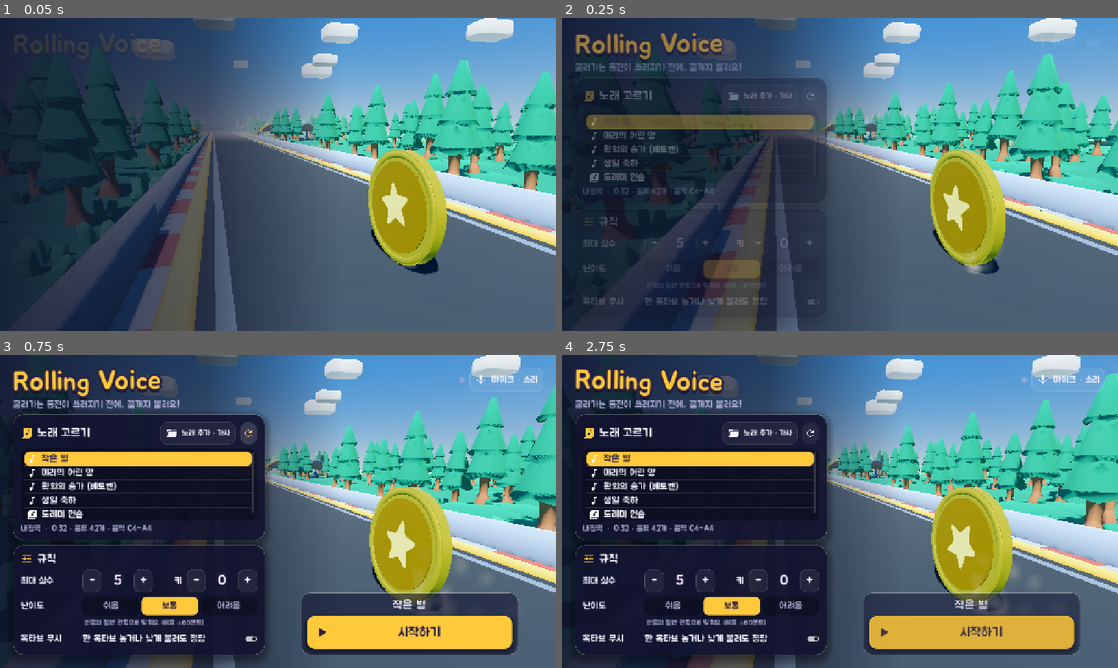
Above: before the commit, frames 1-4 (two rows, left to right).
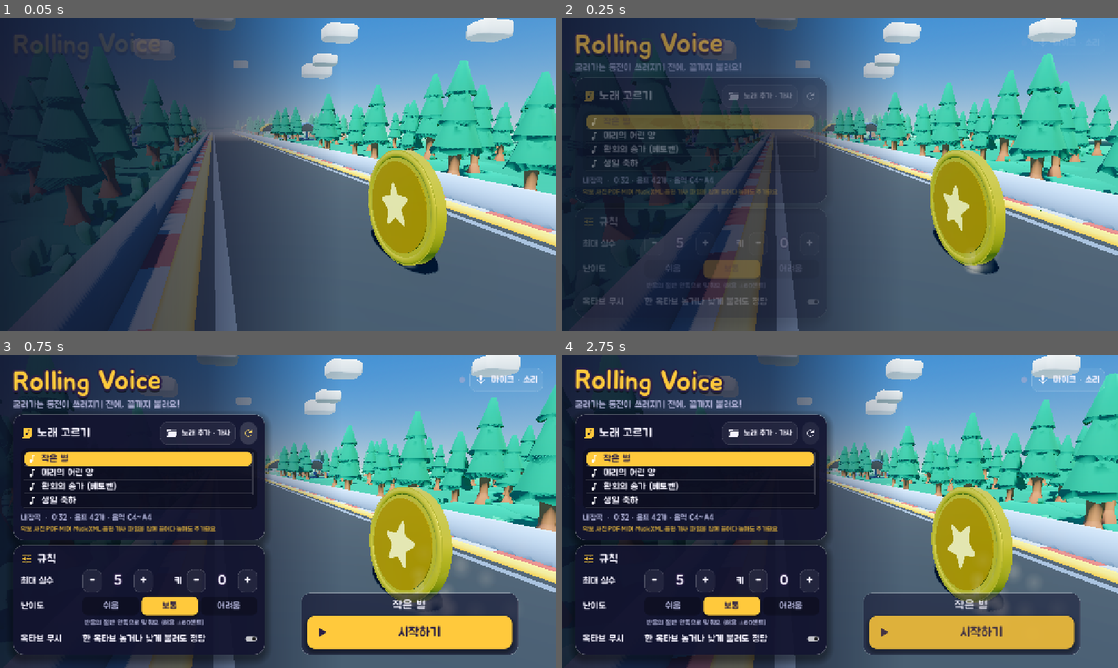
Above: after the commit, the same moments.

Repository: halfcodz/rolling_voice
Game: Godot game, scene res://scenes/main_menu.tscn
Same seed, same stepped clock (60 frames per second), same inputs: the game is played once before the commit and once after it. Sound files missing from this copy of the repository are replaced by a short silence.
Inputs (mouse positions are in pixels of both pictures, inside the frame that each line leads up to):
- Up to frame 1 (0.05 s): no input
- Up to frame 2 (0.25 s): no input
- Up to frame 3 (0.75 s): click (250, 433) at 0.5 s
- Up to frame 4 (2.75 s): click "시작하기" at 1.25 s; click (1095, 376) at 2 s

Frame 1 is identical in both runs. In frame 2, 0.7% of the frame differs, in the area x 3-39%, y 49-57%; in frame 3, 1.1%, in the area x 3-46%, y 44-57%; in frame 4, 1.1%.

Commit message:
파일 끌어다 놓기·'파일로 추가하기'(여러 개 선택, 더블클릭 지원): 악보 사진·PDF는 Audiveris로 자동 인식, MIDI·MusicXML·txt 복사, 음원 추출, .lrc 가사 연결 / 도움말 스크롤

Diff:
--- /dev/null
+++ b/rolling-voice/scripts/audio/omr_runner.gd
@@ -0,0 +1,168 @@
+class_name OmrRunner
+extends Node
+## 악보 사진·PDF → MusicXML(.mxl) 변환.
+## 무료 악보 인식 프로그램 Audiveris를 백그라운드로 실행하고(-batch -export),
+## 결과 .mxl을 노래 폴더로 옮긴다. 게임은 그 .mxl을 MusicXmlParser로 읽는다.
+
+signal finished(mxl_path: String)
+signal failed(message: String)
+
+const IMAGE_EXTS: PackedStringArray = ["png", "jpg", "jpeg", "bmp", "tif", "tiff", "pdf"]
+const DOWNLOAD_URL := "https://github.com/Audiveris/audiveris/releases"
+const TIMEOUT_SEC := 600.0
+
+var _pid := -1
+var _out_dir := ""
+var _source := ""
+var _elapsed := 0.0
+
+
+## Audiveris 실행 파일 찾기: 설정에 저장된 경로 → 흔한 설치 위치 → PATH
+static func find_audiveris() -> String:
+	var saved: String = GameSettings.audiveris_path
+	if not saved.is_empty() and FileAccess.file_exists(saved):
+		return saved
+	var candidates: PackedStringArray = []
+	match OS.get_name():
+		"Windows":
+			for base in [OS.get_environment("ProgramFiles"), OS.get_environment("ProgramFiles(x86)"),
+					OS.get_environment("LOCALAPPDATA").path_join("Programs"), "C:/Program Files"]:
+				if String(base).is_empty():
+					continue
+				candidates.append(String(base).path_join("Audiveris/Audiveris.exe"))
+				candidates.append(String(base).path_join("Audiveris/bin/Audiveris.bat"))
+		"macOS":
+			candidates.append("/Applications/Audiveris.app/Contents/MacOS/Audiveris")
+		_:
+			candidates.append("/opt/audiveris/bin/Audiveris")
+			candidates.append("/usr/bin/audiveris")
+			candidates.append("/usr/local/bin/audiveris")
+	for c in candidates:
+		if FileAccess.file_exists(c):
+			return c
+	# PATH에서 찾기
+	var out: Array = []
+	if OS.get_name() == "Windows":
+		OS.execute("where", ["Audiveris"], out)
+	else:
+		OS.execute("which", ["audiveris"], out)
+	if not out.is_empty():
+		var first := String(out[0]).strip_edges().get_slice("\n", 0).strip_edges()
+		if not first.is_empty() and FileAccess.file_exists(first):
+			return first
+	return ""
+
+
+static func is_image(path: String) -> bool:
+	return IMAGE_EXTS.has(path.get_extension().to_lower())
+
+
+## 한국어 OCR 데이터(kor.traineddata)가 설치돼 있으면 가사를 한국어+영어로 읽게 한다.
+static func _ocr_languages() -> String:
+	var dirs: PackedStringArray = []
+	if OS.get_name() == "Windows":
+		dirs.append(OS.get_environment("APPDATA").path_join("AudiverisLtd/audiveris/tessdata"))
+	else:
+		dirs.append(OS.get_environment("HOME").path_join(".config/AudiverisLtd/audiveris/tessdata"))
+		dirs.append(OS.get_environment("HOME").path_join("Library/Application Support/AudiverisLtd/audiveris/tessdata"))
+	for d in dirs:
+		if FileAccess.file_exists(d.path_join("kor.traineddata")):
+			return "kor+eng"
+	return "eng"
+
+
+func run(image_path: String) -> void:
+	var exe := find_audiveris()
+	if exe.is_empty():
+		failed.emit("NO_AUDIVERIS")
+		return
+	_source = image_path
+	_out_dir = ProjectSettings.globalize_path("user://omr_work/%d" % Time.get_ticks_msec())
+	DirAccess.make_dir_recursive_absolute(_out_dir)
+	var args: PackedStringArray = [
+		"-batch", "-export",
+		"-output", _out_dir,
+		"-constant", "org.audiveris.omr.text.Language.defaultSpecification=" + _ocr_languages(),
+		"--", image_path,
+	]
+	if exe.to_lower().ends_with(".bat"):
+		args.insert(0, exe)
+		args.insert(0, "/c")
+		exe = "cmd.exe"
+	_pid = OS.create_process(exe, args, false)
+	if _pid <= 0:
+		failed.emit("Audiveris를 실행하지 못했어요: " + exe)
+		return
+	_elapsed = 0.0
+
+
+func cancel() -> void:
+	if _pid > 0 and OS.is_process_running(_pid):
+		OS.kill(_pid)
+	_pid = -1
+
+
+func _process(delta: float) -> void:
+	if _pid <= 0:
+		return
+	_elapsed += delta
+	if _elapsed > TIMEOUT_SEC:
+		cancel()
+		failed.emit("악보 인식이 너무 오래 걸려서 멈췄어요")
+		return
+	if OS.is_process_running(_pid):
+		return
+	_pid = -1
+	_collect()
+
+
+func _collect() -> void:
+	# Audiveris는 <출력폴더>/<이름>/<이름>.mxl 또는 <이름>.mvt1.mxl 처럼 내보낸다 → 가장 큰 .mxl 선택
+	var found := _find_mxl(_out_dir)
+	if found.is_empty():
+		_remove_tree(_out_dir)
+		failed.emit("악보를 읽지 못했어요. 더 밝고 반듯하게 찍은 사진(또는 PDF)으로 해 보세요")
+		return
+	SongLibrary.ensure_songs_dir()
+	var base := _source.get_file().get_basename()
+	var dst := SongLibrary.SONGS_DIR.path_join(base + ".mxl")
+	var n := 2
+	while FileAccess.file_exists(dst):
+		dst = SongLibrary.SONGS_DIR.path_join("%s (%d).mxl" % [base, n])
+		n += 1
+	var ok := DirAccess.copy_absolute(found, dst) == OK
+	_remove_tree(_out_dir)
+	if not ok:
+		failed.emit("인식한 악보를 노래 폴더에 저장하지 못했어요")
+		return
+	finished.emit(dst)
+
+
+## 임시 작업 폴더 정리
+static func _remove_tree(dir: String) -> void:
+	if dir.is_empty() or not DirAccess.dir_exists_absolute(dir):
+		return
+	for sub in DirAccess.get_directories_at(dir):
+		_remove_tree(dir.path_join(sub))
+	for f in DirAccess.get_files_at(dir):
+		DirAccess.remove_absolute(dir.path_join(f))
+	DirAccess.remove_absolute(dir)
+
+
+func _find_mxl(dir: String) -> String:
+	var best := ""
+	var best_size := -1
+	var stack: PackedStringArray = [dir]
+	while not stack.is_empty():
+		var d: String = stack[stack.size() - 1]
+		stack.remove_at(stack.size() - 1)
+		for f in DirAccess.get_files_at(d):
+			if f.get_extension().to_lower() == "mxl":
+				var p := d.path_join(f)
+				var size := FileAccess.get_file_as_bytes(p).size()
+				if size > best_size:
+					best_size = size
+					best = p
+		for sub in DirAccess.get_directories_at(d):
+			stack.append(d.path_join(sub))
+	return best
--- a/rolling-voice/scripts/global/game_settings.gd
+++ b/rolling-voice/scripts/global/game_settings.gd
@@ -23,6 +23,7 @@
 var input_device := "Default"
 var last_song_id := ""
 var song_keys := {}   ## 곡 id → 키(반음, -12~12)
+var audiveris_path := ""   ## 악보 인식 프로그램 위치 (비우면 자동 탐색)
 
 ## 메뉴 → 게임으로 넘길 곡
 var selected_song: SongData
@@ -130,6 +131,7 @@
 	cfg.set_value("audio", "sfx_volume", sfx_volume)
 	cfg.set_value("audio", "mic_threshold", mic_threshold)
 	cfg.set_value("audio", "input_device", input_device)
+	cfg.set_value("tools", "audiveris_path", audiveris_path)
 	cfg.save(SAVE_PATH)
 
 
@@ -147,6 +149,7 @@
 	sfx_volume = cfg.get_value("audio", "sfx_volume", sfx_volume)
 	mic_threshold = cfg.get_value("audio", "mic_threshold", mic_threshold)
 	input_device = cfg.get_value("audio", "input_device", input_device)
+	audiveris_path = cfg.get_value("tools", "audiveris_path", audiveris_path)
 
 
 func _notification(what: int) -> void:
--- a/rolling-voice/scripts/music/song_library.gd
+++ b/rolling-voice/scripts/music/song_library.gd
@@ -56,6 +56,8 @@
 =====================================
 
 이 폴더에 파일을 넣고 게임의 노래 목록에서 '새로고침'을 누르면 됩니다.
+더 쉬운 방법: 파일을 게임 창에 끌어다 놓으면 이 폴더로 자동으로 복사돼요.
+(악보 사진·PDF는 Audiveris로 자동 인식, 음원은 멜로디 자동 추출, .lrc는 고른 노래의 가사로 붙음)
 
 1) MIDI 파일 (.mid)
    - 멜로디가 들어 있는 MIDI 파일을 넣으세요. 여러 악기가 섞여 있으면
@@ -74,8 +76,9 @@
        audio=반주파일   offset=반주에서 첫 음까지의 초
 
 3) 종이 악보·악보 이미지가 있을 때 (MusicXML: .musicxml .xml .mxl)
-   - 무료 악보 인식 프로그램 Audiveris(https://audiveris.github.io)에 악보 이미지/PDF를 넣고
-     MusicXML로 내보내세요. 인식이 틀린 음은 무료 프로그램 MuseScore로 열어 고치면 됩니다.
+   - 가장 쉬운 방법: 악보 사진(png/jpg)이나 PDF를 게임 창에 끌어다 놓기.
+     무료 악보 인식 프로그램 Audiveris(https://audiveris.github.io)가 설치돼 있으면 자동으로 읽어 줘요.
+   - 직접 하려면 Audiveris에 악보 이미지/PDF를 넣고 MusicXML로 내보내세요. 인식이 틀린 음은 무료 프로그램 MuseScore로 열어 고치면 됩니다.
    - 그 파일을 이 폴더에 넣으면 멜로디가 정답 음이 되고, 악보 속 가사는 노래방 가사로 나와요.
    - 도돌이표는 펼쳐지지 않아요. 반복이 있으면 MuseScore에서 '반복 펼치기' 후 내보내세요.
 
--- a/rolling-voice/scripts/ui/main_menu.gd
+++ b/rolling-voice/scripts/ui/main_menu.gd
@@ -17,6 +17,15 @@
 var _ex_phase: Label
 var _ex_cancel: Button
 var _ex_open: Button
+var _ex_extra: Button
+var _ex_tip: Label
+var _omr: OmrRunner
+var _omr_tween: Tween
+var _omr_started := -1
+var _omr_path := ""
+var _queue: Array[String] = []
+var _busy := false
+var _toast_stack := 0
 var _diff_desc: Label
 var _diff_buttons: Array[Button] = []
 var _octave: CheckButton
@@ -56,6 +65,7 @@
 	_build()
 	_refresh_songs()
 	_animate_in()
+	get_window().files_dropped.connect(_on_files_dropped)
 
 
 # ── 화면 구성 ─────────────────────────────────────────────
@@ -370,6 +380,7 @@
 	tools.add_theme_font_size_override("font_size", 18)
 	var pop := tools.get_popup()
 	pop.add_theme_font_size_override("font_size", 20)
+	pop.add_icon_item(UiTheme.icon("folder_open"), "파일로 추가하기… (악보 사진·PDF·MIDI·음원)", MENU_ADD)
 	pop.add_icon_item(UiTheme.icon("graphic_eq"), "음원으로 악보 만들기…", MENU_EXTRACT)
 	pop.add_icon_item(UiTheme.icon("music_note"), "선택한 노래에 가사 붙이기…", MENU_LYRICS)
 	pop.add_separator()
@@ -397,6 +408,13 @@
 	_info.text = " "
 	_info.clip_text = true
 	v.add_child(_info)
+	var drop_hint := Label.new()
+	drop_hint.theme_type_variation = "MutedLabel"
+	drop_hint.add_theme_font_size_override("font_size", 15)
+	drop_hint.add_theme_color_override("font_color", Color(UiTheme.GOLD, 0.75))
+	drop_hint.text = "악보 사진·PDF·MIDI·MusicXML·음원·가사 파일을 창에 끌어다 놓아도 추가돼요"
+	drop_hint.clip_text = true
+	v.add_child(drop_hint)
 	return c[0]
 
 
@@ -490,11 +508,21 @@
 	t.add_theme_font_size_override("font_size", 34)
 	v.add_child(t)
 	var steps := [
-		["MIDI · 악보 파일 (.mid / .musicxml / .mxl)", "MIDI는 노래 트랙을, MusicXML은 멜로디와 악보 속 가사를 자동으로 읽어요. 같은 이름의 mp3·ogg·wav는 반주로 재생돼요.\n종이 악보나 악보 이미지는 무료 프로그램 Audiveris로 MusicXML로 바꿔 넣으면 돼요. (틀린 음은 MuseScore로 수정)"],
-		["텍스트 악보 (.txt)", "메모장으로 '음이름/박자/가사'를 적으면 돼요.  예) C4  D4/2  솔4/0.5/라  R(쉼표)\n머리말: title=제목  bpm=빠르기  transpose=조옮김  audio=반주파일  offset=첫 음까지 초"],
+		["끌어다 놓기", "악보 사진·PDF, MIDI, MusicXML, 텍스트 악보, 음원, 가사(.lrc) 파일을 게임 창에 끌어다 놓으면 알아서 추가돼요.\n악보 사진은 무료 악보 인식 프로그램 Audiveris로 읽어요. (처음 한 번 설치 필요, 'kor' 언어를 켜면 한글 가사도 읽어요)"],
+		["MIDI · 악보 파일 (.mid / .musicxml / .mxl)", "MIDI는 노래 트랙을, MusicXML은 멜로디와 악보 속 가사를 자동으로 읽어요. 같은 이름의 mp3·ogg·wav는 반주로 재생돼요."],
+		["텍스트 악보 (.txt)", "메모장으로 '음이름/박자/가사'를 적으면 돼요.  예) C4  D4/2  솔4/0.5/라  R(쉼표)   머리말: title=  bpm=  audio=  offset="],
 		["음원만 있다면", "'노래 추가 · 가사' → '음원으로 악보 만들기'로 mp3·ogg·wav에서 멜로디 초안을 자동으로 뽑을 수 있어요."],
 		["가사", "악보에 '음이름/박자/가사'로 쓰거나(한 줄 = 가사 한 줄, '_' = 띄어쓰기), 같은 이름의 .lrc 파일을 두세요.\n'선택한 노래에 가사 붙이기'로 노래를 들으며 스페이스로 타이밍을 찍어 .lrc를 만들 수도 있어요."],
 	]
+	# 항목이 많아도 버튼이 화면 안에 있도록 스크롤 영역에 담는다
+	var scroll := ScrollContainer.new()
+	scroll.custom_minimum_size = Vector2(0, 430)
+	scroll.horizontal_scroll_mode = ScrollContainer.SCROLL_MODE_DISABLED
+	v.add_child(scroll)
+	var list_box := VBoxContainer.new()
+	list_box.size_flags_horizontal = Control.SIZE_EXPAND_FILL
+	list_box.add_theme_constant_override("separation", 12)
+	scroll.add_child(list_box)
 	for s in steps:
 		var box := PanelContainer.new()
 		box.theme_type_variation = "SoftPanel"
@@ -509,7 +537,7 @@
 		b.theme_type_variation = "MutedLabel"
 		b.autowrap_mode = TextServer.AUTOWRAP_WORD_SMART
 		bv.add_child(b)
-		v.add_child(box)
+		list_box.add_child(box)
 	var buttons := HBoxContainer.new()
 	buttons.add_theme_constant_override("separation", 12)
 	v.add_child(buttons)
@@ -537,10 +565,13 @@
 const MENU_LYRICS := 1
 const MENU_FOLDER := 2
 const MENU_HELP := 3
+const MENU_ADD := 4
 
 
 func _on_tools_menu(id: int) -> void:
 	match id:
+		MENU_ADD:
+			_open_file_adder()
 		MENU_EXTRACT:
 			_open_extractor()
 		MENU_LYRICS:
@@ -584,7 +615,8 @@
 		_ex_title.add_theme_color_override("font_color", UiTheme.BAD)
 		_ex_phase.text = msg
 		_ex_cancel.text = "닫기"
-		_extractor.queue_free())
+		_extractor.queue_free()
+		_task_done())
 	_extractor.finished.connect(_on_extract_done)
 	_ex_title.text = "멜로디 뽑는 중"
 	var fname := path.get_file()
@@ -609,7 +641,13 @@
 			_on_song_selected(i)
 
 
-func _build_extract_overlay() -> void:
+const EXTRACT_TIP := "보컬이나 멜로디가 또렷한 음원일수록 정확해요. 반주만 있는 음원은 멜로디를 찾기 어려워요.\n" \
+	+ "만들어진 악보는 초안이라, 틀린 음은 메모장으로 고칠 수 있어요. (음원은 노래 폴더로 복사돼요)"
+const OMR_TIP := "밝고 반듯하게, 오선이 휘지 않게 찍은 사진일수록 잘 읽어요. 여러 쪽이면 PDF 한 파일로 넣어 주세요.\n" \
+	+ "틀린 음은 노래 폴더의 .mxl을 MuseScore(무료)로 열어 고친 뒤 같은 이름으로 저장하면 돼요."
+
+
+func _build_extract_overlay(tip_text: String = EXTRACT_TIP, icon_name: String = "graphic_eq") -> void:
 	if _ex_overlay:
 		_ex_overlay.queue_free()
 	_ex_overlay = Control.new()
@@ -632,7 +670,7 @@
 	head.add_theme_constant_override("separation", 12)
 	v.add_child(head)
 	var ic := TextureRect.new()
-	ic.texture = UiTheme.icon("graphic_eq")
+	ic.texture = UiTheme.icon(icon_name)
 	ic.custom_minimum_size = Vector2(36, 36)
 	ic.expand_mode = TextureRect.EXPAND_IGNORE_SIZE
 	ic.stretch_mode = TextureRect.STRETCH_KEEP_ASPECT_CENTERED
@@ -661,9 +699,9 @@
 	tl.theme_type_variation = "MutedLabel"
 	tl.add_theme_font_size_override("font_size", 17)
 	tl.autowrap_mode = TextServer.AUTOWRAP_WORD_SMART
-	tl.text = "보컬이나 멜로디가 또렷한 음원일수록 정확해요. 반주만 있는 음원은 멜로디를 찾기 어려워요.\n" \
-		+ "만들어진 악보는 초안이라, 틀린 음은 메모장으로 고칠 수 있어요. (음원은 노래 폴더로 복사돼요)"
+	tl.text = tip_text
 	tip.add_child(tl)
+	_ex_tip = tl
 	var buttons := HBoxContainer.new()
 	buttons.add_theme_constant_override("separation", 12)
 	v.add_child(buttons)
@@ -675,9 +713,19 @@
 		if is_instance_valid(_extractor):
 			_extractor.cancel()
 			_extractor.queue_free()
+		if is_instance_valid(_omr):
+			_omr.cancel()
+			_omr.queue_free()
+		_queue.clear()
+		_busy = false
 		_ex_overlay.queue_free()
 		_ex_overlay = null)
 	buttons.add_child(_ex_cancel)
+	_ex_extra = Button.new()
+	_ex_extra.custom_minimum_size = Vector2(0, 56)
+	_ex_extra.size_flags_horizontal = Control.SIZE_EXPAND_FILL
+	_ex_extra.visible = false
+	buttons.add_child(_ex_extra)
 	_ex_open = Button.new()
 	_ex_open.theme_type_variation = "PrimaryButton"
 	_ex_open.add_theme_font_size_override("font_size", 24)
@@ -688,7 +736,254 @@
 	_ex_open.visible = false
 	buttons.add_child(_ex_open)
 
+# ── 파일 끌어다 놓기 · 파일로 추가하기 ──────────────────────
+const CHART_EXTS: PackedStringArray = ["mid", "midi", "musicxml", "xml", "mxl", "txt"]
+const AUDIO_EXTS: PackedStringArray = ["mp3", "ogg", "wav"]
+
+
+func _on_files_dropped(files: PackedStringArray) -> void:
+	if _help.visible:
+		_help.visible = false
+	_handle_files(files)
+
+
+func _open_file_adder() -> void:
+	var fd := FileDialog.new()
+	fd.file_mode = FileDialog.FILE_MODE_OPEN_FILES
+	fd.access = FileDialog.ACCESS_FILESYSTEM
+	fd.filters = PackedStringArray([
+		"*.png, *.jpg, *.jpeg, *.bmp, *.tif, *.tiff, *.pdf, *.mid, *.midi, *.musicxml, *.xml, *.mxl, *.txt, *.mp3, *.ogg, *.wav, *.lrc ; 지원하는 모든 파일",
+		"*.png, *.jpg, *.jpeg, *.bmp, *.tif, *.tiff, *.pdf ; 악보 사진·PDF",
+		"*.mid, *.midi, *.musicxml, *.xml, *.mxl, *.txt ; 악보 파일",
+		"*.mp3, *.ogg, *.wav ; 음원",
+		"*.lrc ; 가사",
+	])
+	fd.title = "추가할 파일 고르기 (여러 개 선택 가능)"
+	fd.use_native_dialog = true
+	# 더블클릭·열기 버튼 모두 files_selected로 들어온다
+	fd.files_selected.connect(func(paths: PackedStringArray) -> void:
+		fd.queue_free()
+		_handle_files(paths))
+	fd.file_selected.connect(func(path: String) -> void:
+		fd.queue_free()
+		_handle_files(PackedStringArray([path])))
+	fd.canceled.connect(fd.queue_free)
+	_ui.add_child(fd)
+	fd.popup_centered_ratio(0.7)
+
+
+func _handle_files(paths: PackedStringArray) -> void:
+	for p in paths:
+		_queue.append(p)
+	if not _busy:
+		_next_file()
+
+
+func _next_file() -> void:
+	while not _queue.is_empty():
+		var path: String = _queue.pop_front()
+		var ext := path.get_extension().to_lower()
+		if OmrRunner.is_image(path):
+			_busy = true
+			_start_omr(path)
+			return
+		if AUDIO_EXTS.has(ext):
+			if _has_chart_named(path.get_file().get_basename()):
+				_copy_into_songs(path, "반주로 추가했어요")
+				continue
+			_busy = true
+			_start_extract(path)
+			return
+		if CHART_EXTS.has(ext):
+			var dst := _copy_into_songs(path, "노래를 추가했어요")
+			if not dst.is_empty():
+				_select_song_id("user:" + dst.get_file())
+			continue
+		if ext == "lrc":
+			_import_lrc(path)
+			continue
+		_toast("지원하지 않는 파일이에요: " + path.get_file(), UiTheme.BAD)
+	_busy = false
+
+
+func _task_done() -> void:
+	_busy = false
+	if not _queue.is_empty():
+		get_tree().create_timer(1.2).timeout.connect(_next_file)
+
+
+func _has_chart_named(base: String) -> bool:
+	for e in CHART_EXTS:
+		if FileAccess.file_exists(SongLibrary.SONGS_DIR.path_join(base + "." + e)):
+			return true
+	return false
+
+
+func _copy_into_songs(path: String, message: String) -> String:
+	SongLibrary.ensure_songs_dir()
+	var dst := SongLibrary.SONGS_DIR.path_join(path.get_file())
+	if ProjectSettings.globalize_path(dst).simplify_path() != path.simplify_path():
+		if DirAccess.copy_absolute(path, dst) != OK:
+			_toast("복사하지 못했어요: " + path.get_file(), UiTheme.BAD)
+			return ""
+	_refresh_songs()
+	_toast("%s: %s" % [message, path.get_file()], UiTheme.GOOD)
+	return dst
+
+
+func _import_lrc(path: String) -> void:
+	var base := path.get_file().get_basename()
+	if _has_chart_named(base):
+		_copy_into_songs(path, "가사를 추가했어요")
+		return
+	var s := _selected_song()
+	if s == null or s.lrc_path.is_empty():
+		_toast("가사를 붙일 노래를 먼저 골라 주세요", UiTheme.BAD)
+		return
+	SongLibrary.ensure_songs_dir()
+	if DirAccess.copy_absolute(path, s.lrc_path) == OK:
+		var id := s.id
+		_refresh_songs()
+		_select_song_id(id)
+		_toast("'%s'에 가사를 붙였어요" % s.title, UiTheme.GOOD)
+	else:
+		_toast("가사 파일을 복사하지 못했어요", UiTheme.BAD)
+
+
+func _select_song_id(id: String) -> void:
+	for i in _songs.size():
+		if _songs[i].id == id:
+			_list.select(i)
+			_list.ensure_current_is_visible()
+			_on_song_selected(i)
+			return
+
+
+# ── 악보 사진 → MusicXML (Audiveris) ───────────────────────
+func _start_omr(path: String) -> void:
+	_build_extract_overlay(OMR_TIP, "library_music")
+	_ex_title.text = "악보 사진 읽는 중"
+	var fname := path.get_file()
+	_ex_file.text = fname if fname.length() <= 40 else fname.left(37) + "..."
+	_ex_phase.text = "Audiveris로 악보를 인식하고 있어요 (보통 30초~2분)"
+	_omr_started = Time.get_ticks_msec()
+	_omr_path = path
+	# 진행률을 알 수 없어서 막대가 왔다 갔다 움직이게
+	_ex_bar.value = 0.0
+	var tw := _ex_bar.create_tween().set_loops()
+	tw.tween_property(_ex_bar, "value", 100.0, 1.1).set_trans(Tween.TRANS_SINE)
+	tw.tween_property(_ex_bar, "value", 0.0, 1.1).set_trans(Tween.TRANS_SINE)
+	_omr_tween = tw
+	_omr = OmrRunner.new()
+	add_child(_omr)
+	_omr.failed.connect(_on_omr_failed)
+	_omr.finished.connect(_on_omr_done)
+	_omr.run(path)
+
+
+func _stop_omr_anim() -> void:
+	if _omr_tween and _omr_tween.is_valid():
+		_omr_tween.kill()
+	_omr_started = -1
+
+
+func _on_omr_done(mxl_path: String) -> void:
+	_stop_omr_anim()
+	_omr.queue_free()
+	_refresh_songs()
+	var id := "user:" + mxl_path.get_file()
+	_select_song_id(id)
+	var song: SongData = null
+	for s in _songs:
+		if s.id == id:
+			song = s
+	_ex_bar.value = 100.0
+	_ex_cancel.text = "닫기"
+	if song and song.is_playable():
+		_ex_title.text = "악보를 읽었어요!"
+		_ex_title.add_theme_color_override("font_color", UiTheme.GOOD)
+		_ex_phase.text = "%s · 음표 %d개%s" % [mxl_path.get_file(), song.notes.size(),
+			" · 가사 %d줄" % song.lyric_lines.size() if song.has_lyrics() else " · 가사 없음"]
+	else:
+		_ex_title.text = "악보는 읽었지만 멜로디가 없어요"
+		_ex_title.add_theme_color_override("font_color", UiTheme.BAD)
+		_ex_phase.text = song.error if song else "노래 목록에서 찾지 못했어요"
+	_ex_open.text = "노래 폴더 열기"
+	_ex_open.visible = true
+	_ex_open.pressed.connect(func() -> void: OS.shell_open(ProjectSettings.globalize_path(SongLibrary.SONGS_DIR)))
+	_task_done()
+
+
+func _on_omr_failed(msg: String) -> void:
+	_stop_omr_anim()
+	_omr.queue_free()
+	_ex_bar.value = 0.0
+	_ex_cancel.text = "닫기"
+	_ex_title.add_theme_color_override("font_color", UiTheme.BAD)
+	if msg != "NO_AUDIVERIS":
+		_ex_title.text = "악보를 읽지 못했어요"
+		_ex_phase.text = msg
+		_task_done()
+		return
+	# 악보 인식 프로그램이 없을 때: 설치 안내 + 직접 위치 지정
+	_ex_title.text = "Audiveris가 필요해요"
+	_ex_phase.text = "악보 사진을 읽으려면 무료 악보 인식 프로그램 Audiveris를 한 번 설치해야 해요.\n" \
+		+ "설치한 뒤 사진을 다시 끌어다 놓으면 자동으로 찾아요. 다른 곳에 설치했다면 위치를 직접 지정해 주세요."
+	_ex_tip.text = "가사(한글)까지 읽으려면 Audiveris를 실행해 Tools → Languages에서 'kor'에 체크해 주세요."
+	_ex_open.text = "다운로드 페이지"
+	_ex_open.visible = true
+	_ex_open.pressed.connect(func() -> void: OS.shell_open(OmrRunner.DOWNLOAD_URL))
+	_ex_extra.text = "위치 지정…"
+	_ex_extra.visible = true
+	_ex_extra.pressed.connect(_pick_audiveris)
+
+
+func _pick_audiveris() -> void:
+	var fd := FileDialog.new()
+	fd.file_mode = FileDialog.FILE_MODE_OPEN_FILE
+	fd.access = FileDialog.ACCESS_FILESYSTEM
+	fd.filters = PackedStringArray(["*.exe, *.bat, *.sh, Audiveris ; Audiveris 실행 파일"]) if OS.get_name() == "Windows" else PackedStringArray([])
+	fd.title = "Audiveris 실행 파일 고르기"
+	fd.use_native_dialog = true
+	fd.file_selected.connect(func(path: String) -> void:
+		fd.queue_free()
+		GameSettings.audiveris_path = path
+		GameSettings.save_settings()
+		if not _omr_path.is_empty():
+			_start_omr(_omr_path))
+	fd.canceled.connect(fd.queue_free)
+	_ui.add_child(fd)
+	fd.popup_centered_ratio(0.7)
+
+
+func _toast(text: String, color: Color) -> void:
+	var l := Label.new()
+	l.text = text
+	l.add_theme_font_size_override("font_size", 20)
+	l.add_theme_color_override("font_color", UiTheme.INK if color == UiTheme.GOOD else Color.WHITE)
+	l.add_theme_stylebox_override("normal", UiTheme.box(color, 999, 12.0, 0, Color.TRANSPARENT, 10, Vector2(0, 4)))
+	l.mouse_filter = Control.MOUSE_FILTER_IGNORE
+	_ui.add_child(l)
+	l.size = l.get_combined_minimum_size()
+	var vp := _ui.size
+	l.position = Vector2((vp.x - l.size.x) * 0.5, vp.y - 110.0 - _toast_stack * 56.0)
+	_toast_stack += 1
+	l.modulate.a = 0.0
+	var tw := l.create_tween()
+	tw.tween_property(l, "modulate:a", 1.0, 0.2)
+	tw.tween_interval(2.4)
+	tw.tween_property(l, "modulate:a", 0.0, 0.4)
+	tw.tween_callback(func() -> void:
+		_toast_stack = maxi(_toast_stack - 1, 0)
+		l.queue_free())
+
+
 func _refresh_songs() -> void:
+	# 새로고침해도 지금 고른 곡을 그대로 유지 (없으면 마지막으로 플레이한 곡)
+	var keep_id := GameSettings.last_song_id
+	var cur := _selected_song() if _list.item_count > 0 else null
+	if cur:
+		keep_id = cur.id
 	_songs = SongLibrary.load_all()
 	_list.clear()
 	var select := 0
@@ -699,7 +994,7 @@
 		_list.set_item_tooltip(idx, "%s\n%s" % [s.source, s.summary()])
 		if not s.is_playable():
 			_list.set_item_custom_fg_color(idx, Color(UiTheme.BAD, 0.85))
-		if s.id == GameSettings.last_song_id:
+		if s.id == keep_id:
 			select = i
 	if not _songs.is_empty():
 		_list.select(select)
@@ -825,6 +1120,8 @@
 
 
 func _process(_delta: float) -> void:
+	if _omr_started >= 0 and is_instance_valid(_ex_phase):
+		_ex_phase.text = "Audiveris로 악보를 인식하고 있어요 · %d초 (보통 30초~2분)" % ((Time.get_ticks_msec() - _omr_started) / 1000)
 	# 제목이 동전처럼 살짝 흔들흔들
 	_title.rotation = sin(Time.get_ticks_msec() / 700.0) * 0.015
 	_title.pivot_offset = _title.size * Vector2(0.3, 0.5)
Not shown, added: rolling-voice/scripts/audio/omr_runner.gd.uid
